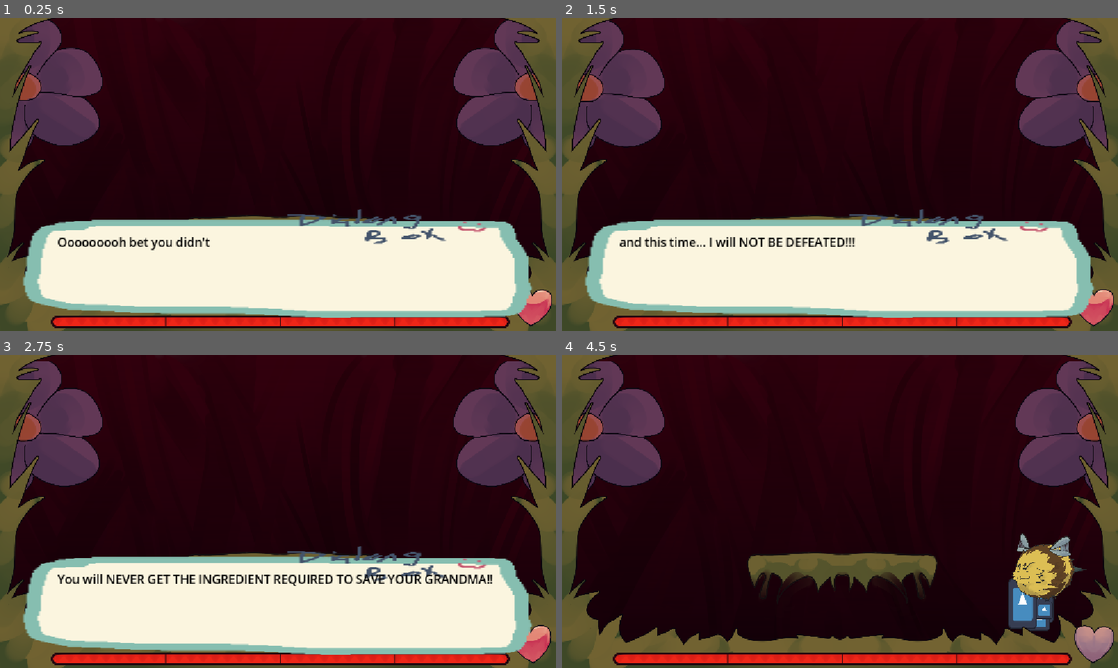
Above: before the commit, frames 1-4 (two rows, left to right).
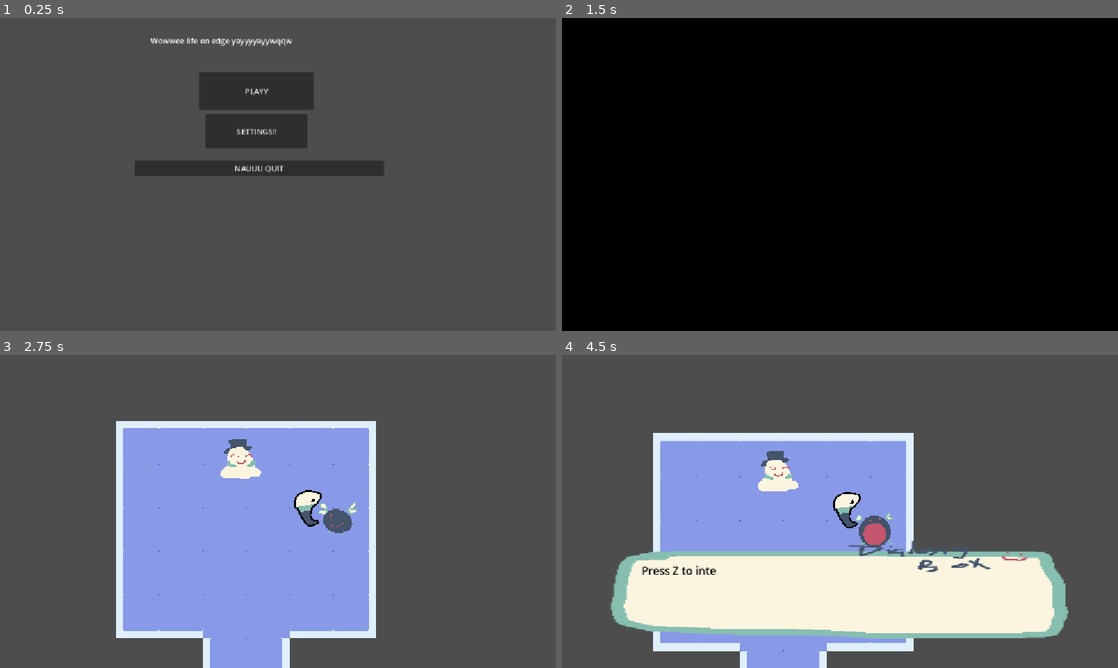
Above: after the commit, the same moments.

Repository: ShockedEmoji/whos-up-grandma
Game: Godot game, scene res://scenes/root.tscn
The game is run twice, just before and just after one commit, with the same random seed, the same clock (stepped at 60 frames per second) and the same inputs. The engine's default icon, where the game draws it, is replaced by a stand-in: a white triangle on a blue panel in a dark square. Sound files missing from this copy of the repository are replaced by a short silence.
Inputs (mouse positions are in pixels of both pictures, inside the frame that each line leads up to):
- Up to frame 1 (0.25 s): no input
- Up to frame 2 (1.5 s): hold Right (right) 0.53-1.25 s; tap Z (confirm) at 0.6 s; tap Up (up) at 0.77 s; click (817, 89) at 1.25 s, where only the run after the commit has a clickable "PLAYY"
- Up to frame 3 (2.75 s): hold Right (right) from 2.03 s (still down); tap Z (confirm) at 2.1 s; tap Up (up) at 2.27 s
- Up to frame 4 (4.5 s): release Right (right) at 2.78 s; hold Left (left) 2.78-3.53 s; tap Z (confirm) at 2.85, 3.5, 3.6, 4.35 s; hold Right (right) from 3.53 s (still down); tap Up (up) at 3.77 s

The runs differ from the first frame. In frame 1, 97% of the frame differs, in the area x 0-100%, y 0-100%; in frame 2, 98%; in frame 3, 97%; in frame 4, 97%.

Commit message:
barrel spawner works

Diff:
--- a/scenes/platformer/final_boss.tscn
+++ b/scenes/platformer/final_boss.tscn
@@ -2,6 +2,7 @@
 
 [ext_resource type="Texture2D" uid="uid://cw4irqtt2ypn8" path="res://sprites/remasteredbee.png" id="1_72fyy"]
 [ext_resource type="PackedScene" uid="uid://bfbucd0usre1o" path="res://scenes/platformer/hazard.tscn" id="2_4jqmb"]
+[ext_resource type="Texture2D" uid="uid://kdaw5u6isqqp" path="res://sprites/remasteredbee2.png" id="2_q34e8"]
 
 [sub_resource type="AtlasTexture" id="AtlasTexture_18aio"]
 atlas = ExtResource("1_72fyy")
@@ -18,6 +19,46 @@
 [sub_resource type="AtlasTexture" id="AtlasTexture_jkof6"]
 atlas = ExtResource("1_72fyy")
 region = Rect2(0, 2844, 1048, 948)
+
+[sub_resource type="AtlasTexture" id="AtlasTexture_udpof"]
+atlas = ExtResource("2_q34e8")
+region = Rect2(0, 1896, 1048, 948)
+
+[sub_resource type="AtlasTexture" id="AtlasTexture_ayesi"]
+atlas = ExtResource("2_q34e8")
+region = Rect2(1048, 1896, 1048, 948)
+
+[sub_resource type="AtlasTexture" id="AtlasTexture_pr5ia"]
+atlas = ExtResource("2_q34e8")
+region = Rect2(3144, 1896, 1048, 948)
+
+[sub_resource type="AtlasTexture" id="AtlasTexture_e05s3"]
+atlas = ExtResource("2_q34e8")
+region = Rect2(0, 2844, 1048, 948)
+
+[sub_resource type="AtlasTexture" id="AtlasTexture_w4un4"]
+atlas = ExtResource("2_q34e8")
+region = Rect2(0, 948, 1048, 948)
+
+[sub_resource type="AtlasTexture" id="AtlasTexture_yaejq"]
+atlas = ExtResource("2_q34e8")
+region = Rect2(1048, 948, 1048, 948)
+
+[sub_resource type="AtlasTexture" id="AtlasTexture_p607d"]
+atlas = ExtResource("2_q34e8")
+region = Rect2(2096, 1896, 1048, 948)
+
+[sub_resource type="AtlasTexture" id="AtlasTexture_d2rvn"]
+atlas = ExtResource("2_q34e8")
+region = Rect2(3144, 0, 1048, 948)
+
+[sub_resource type="AtlasTexture" id="AtlasTexture_fp5v3"]
+atlas = ExtResource("2_q34e8")
+region = Rect2(2096, 1896, 1048, 948)
+
+[sub_resource type="AtlasTexture" id="AtlasTexture_l465r"]
+atlas = ExtResource("2_q34e8")
+region = Rect2(1048, 1896, 1048, 948)
 
 [sub_resource type="AtlasTexture" id="AtlasTexture_xlq21"]
 atlas = ExtResource("1_72fyy")
@@ -66,6 +107,56 @@
 "loop": true,
 "name": &"naked pain",
 "speed": 5.0
+}, {
+"frames": [{
+"duration": 1.0,
+"texture": SubResource("AtlasTexture_udpof")
+}, {
+"duration": 1.0,
+"texture": SubResource("AtlasTexture_ayesi")
+}],
+"loop": true,
+"name": &"p_idle",
+"speed": 5.0
+}, {
+"frames": [{
+"duration": 1.0,
+"texture": SubResource("AtlasTexture_pr5ia")
+}, {
+"duration": 1.0,
+"texture": SubResource("AtlasTexture_e05s3")
+}],
+"loop": true,
+"name": &"p_naked pain",
+"speed": 5.0
+}, {
+"frames": [{
+"duration": 1.0,
+"texture": SubResource("AtlasTexture_w4un4")
+}, {
+"duration": 1.0,
+"texture": SubResource("AtlasTexture_yaejq")
+}],
+"loop": true,
+"name": &"p_pain",
+"speed": 5.0
+}, {
+"frames": [{
+"duration": 1.0,
+"texture": SubResource("AtlasTexture_p607d")
+}, {
+"duration": 1.0,
+"texture": SubResource("AtlasTexture_d2rvn")
+}, {
+"duration": 1.0,
+"texture": SubResource("AtlasTexture_fp5v3")
+}, {
+"duration": 1.0,
+"texture": SubResource("AtlasTexture_l465r")
+}],
+"loop": true,
+"name": &"p_shoot",
+"speed": 16.0
 }, {
 "frames": [{
 "duration": 1.0,
@@ -350,7 +441,7 @@
 position = Vector2(9, -11)
 scale = Vector2(0.16033758, 0.1603376)
 sprite_frames = SubResource("SpriteFrames_h3cgc")
-animation = &"shoot"
+animation = &"p_idle"
 autoplay = "idle"
 
 [node name="AnimationPlayer" type="AnimationPlayer" parent="." unique_id=870609076]
--- /dev/null
+++ b/scenes/top_down/barrel.tscn
@@ -0,0 +1,21 @@
+[gd_scene format=3 uid="uid://dtr4xopj7h665"]
+
+[ext_resource type="Texture2D" uid="uid://dmb3to5i4vf4u" path="res://sprites/icon.svg" id="1_b8ghv"]
+[ext_resource type="Script" uid="uid://dwvcwd7fh2kp2" path="res://scripts/barrel.gd" id="1_fn1gq"]
+
+[sub_resource type="RectangleShape2D" id="RectangleShape2D_fn1gq"]
+size = Vector2(84, 84)
+
+[node name="barrel" type="Node2D" unique_id=1607811744]
+script = ExtResource("1_fn1gq")
+
+[node name="Sprite2D" type="Sprite2D" parent="." unique_id=1361308511]
+scale = Vector2(0.734375, 0.734375)
+texture = ExtResource("1_b8ghv")
+
+[node name="Area2D" type="Area2D" parent="." unique_id=1760281767]
+
+[node name="CollisionShape2D" type="CollisionShape2D" parent="Area2D" unique_id=1911149265]
+shape = SubResource("RectangleShape2D_fn1gq")
+
+[connection signal="body_entered" from="Area2D" to="." method="_on_area_2d_body_entered"]
--- a/scenes/top_down/barrel_spawner.tscn
+++ b/scenes/top_down/barrel_spawner.tscn
@@ -1,3 +1,8 @@
 [gd_scene format=3 uid="uid://duv8e1b6huw2g"]
 
+[ext_resource type="Script" uid="uid://dim5lonyq21ch" path="res://scripts/barrel_spawner.gd" id="1_jjju3"]
+
 [node name="barrel_spawner" type="Node2D" unique_id=1649187504]
+script = ExtResource("1_jjju3")
+
+[node name="Timer" type="Timer" parent="." unique_id=601973857]
--- /dev/null
+++ b/scenes/top_down/mafia_bossfight.tscn
@@ -0,0 +1,3 @@
+[gd_scene format=3 uid="uid://b4ngkueu7gpku"]
+
+[node name="mafia_bossfight" type="Node2D" unique_id=13159462]
--- a/scenes/top_down/tutorial.tscn
+++ b/scenes/top_down/tutorial.tscn
@@ -14,6 +14,7 @@
 [ext_resource type="Texture2D" uid="uid://c42rwld1gwa2t" path="res://sprites/tutorial_props/daisies_2.png" id="12_17ryx"]
 [ext_resource type="Texture2D" uid="uid://crr8xc011t404" path="res://sprites/tutorial_props/daisies_3.png" id="13_2un3y"]
 [ext_resource type="Texture2D" uid="uid://cmg6jsmtn6kin" path="res://sprites/tutorial_props/salas_plant_hanging.png" id="14_17ryx"]
+[ext_resource type="PackedScene" uid="uid://duv8e1b6huw2g" path="res://scenes/top_down/barrel_spawner.tscn" id="14_43pdy"]
 [ext_resource type="Texture2D" uid="uid://c06dorqjij7xu" path="res://sprites/tutorial_props/salas_plant.png" id="14_algh5"]
 [ext_resource type="Texture2D" uid="uid://bey87vv2tg4gj" path="res://sprites/tutorial_props/salas_plant_hanging_side.png" id="15_2un3y"]
 [ext_resource type="Texture2D" uid="uid://c53ew816vqbqc" path="res://sprites/tutorial_props/salas_plant_2.png" id="15_8cv4m"]
@@ -465,6 +466,13 @@
 scale = Vector2(0.31, 0.31)
 texture = ExtResource("18_7hhwr")
 
+[node name="barrel_spawner" parent="everything else" unique_id=1649187504 instance=ExtResource("14_43pdy")]
+position = Vector2(1076, -62)
+barrel_interval = 2.0
+barrel_speed = 200.0
+barrel_life = 7.0
+player_send_back_position = Vector2(400, 200)
+
 [node name="Camera2D" type="Camera2D" parent="." unique_id=50296915 node_paths=PackedStringArray("what_am_i_following")]
 position = Vector2(354, 286)
 zoom = Vector2(0.9, 0.9)
--- /dev/null
+++ b/scripts/barrel.gd
@@ -0,0 +1,19 @@
+extends Node2D
+
+var lifetime: float
+var where_to_send_player: Vector2 = Vector2.ZERO
+
+var barrel_direction: Vector2
+
+var speed: float = 200
+
+# Called every frame. 'delta' is the elapsed time since the previous frame.
+func _process(delta: float) -> void:
+	if lifetime > 0:
+		self.position += speed * delta * barrel_direction
+		lifetime -= delta
+
+
+func _on_area_2d_body_entered(body: Node2D) -> void:
+	if body.name == "player":
+		body._teleport_to(where_to_send_player)
--- /dev/null
+++ b/scripts/barrel_spawner.gd
@@ -0,0 +1,26 @@
+extends Node2D
+
+@export var barrel_interval: float = 5.0
+@export var barrel_speed: float = 500
+@export var barrel_life: float = 3.0
+@export var player_send_back_position: Vector2 = Vector2.ZERO
+@export var barrel_direction: Vector2 = Vector2.DOWN
+
+@onready var timer: Timer = $Timer
+
+func _ready() -> void:
+	timer.wait_time = barrel_interval
+	timer.timeout.connect(_timer_timeout)
+	timer.start()
+
+const BARREL = preload("uid://dtr4xopj7h665")
+
+func _timer_timeout() -> void:
+	var inst = BARREL.instantiate()
+
+	inst.lifetime = barrel_life
+	inst.where_to_send_player = player_send_back_position
+	inst.barrel_direction = barrel_direction
+	inst.speed = barrel_speed
+
+	self.add_child(inst)
--- a/scripts/final_bossfight.gd
+++ b/scripts/final_bossfight.gd
@@ -66,6 +66,8 @@
 var tween: Tween
 var enraged: bool = false
 
+var sprite_anim_thingy_before: String = ""
+
 func _new_attack():
 	match boss_state:
 		BOSS_STATES.IDLE:
@@ -79,20 +81,21 @@
 
 				if texture_progress_bar.value <= 500 && !enraged:
 					enraged = true
+					sprite_anim_thingy_before = "p_"
 
 				boss_state = randi_range(1, 5) as BOSS_STATES
 
 			_new_attack()
 
 		BOSS_STATES.SPITTING:
-			sprite_2d.play("pain")
+			sprite_2d.play(sprite_anim_thingy_before + "pain")
 
 			if !enraged:
 				bee_anim_player.play("easy spit")
 
 				await get_tree().create_timer(0.8).timeout
 				for i in range(4):
-					sprite_2d.play("shoot")
+					sprite_2d.play(sprite_anim_thingy_before + "shoot")
 					var inst = GOOP.instantiate()
 					inst.start_position = bee.position + Vector2(-30, 5)
 					inst.scale = Vector2.ONE * 0.5
@@ -104,14 +107,14 @@
 
 				await get_tree().create_timer(0.8).timeout
 				for i in range(4):
-					sprite_2d.play("shoot")
+					sprite_2d.play(sprite_anim_thingy_before + "shoot")
 					var inst = GOOP.instantiate()
 					inst.start_position = bee.position + Vector2(-30, 5)
 					inst.scale = Vector2.ONE * 0.5
 					self.add_child(inst)
 					DATA.root._play_sound("splurge")
 					await get_tree().create_timer(1.4 / 4.0).timeout
-			sprite_2d.play("idle")
+			sprite_2d.play(sprite_anim_thingy_before + "idle")
 
 			await bee_anim_player.animation_finished
 
@@ -120,7 +123,7 @@
 			_new_attack()
 		BOSS_STATES.NEEDLE:
 			bee_anim_player.play("stinger")
-			sprite_2d.play("pain")
+			sprite_2d.play(sprite_anim_thingy_before + "pain")
 			await get_tree().create_timer(1.0).timeout
 			for i in range(25):
 				var inst = STINGER.instantiate()
@@ -212,7 +215,7 @@
 			bee_anim_player.play("bullet spiral")
 
 			await get_tree().create_timer(2.0).timeout
-			sprite_2d.play("pain")
+			sprite_2d.play(sprite_anim_thingy_before + "pain")
 			if !enraged:
 				for i in range(5):
 					DATA.root._play_sound("splurge")
@@ -255,7 +258,7 @@
 
 			bee_anim_player.stop()
 			bee_anim_player.play("death")
-			sprite_2d.play("pain")
+			sprite_2d.play(sprite_anim_thingy_before + "pain")
 			await get_tree().create_timer(4.0).timeout
 			DATA.root._play_sound("oh honey")
 			await bee_anim_player.animation_finished
--- a/scripts/player.gd
+++ b/scripts/player.gd
@@ -8,6 +8,12 @@
 func _ready():
 	self.position = DATA.post_transition_player_pos
 	DATA.player_frozen = false
+
+func _teleport_to(where: Vector2):
+	var tween = create_tween()
+
+	tween.tween_property(self, "position", where, 1.0).set_trans(Tween.TRANS_SINE).set_ease(Tween.EASE_OUT)
+	await tween.finished
 
 func _physics_process(_delta: float) -> void:
 
--- a/scripts/root.gd
+++ b/scripts/root.gd
@@ -45,8 +45,8 @@
 	# Make sure that no config things have null value
 	_config_load_stuff()
 	#
-	#_change_scene("menu/main_menu")
-	_change_scene("platformer/final_bossfight")
+	_change_scene("menu/main_menu")
+	#_change_scene("platformer/final_bossfight")
 
 	_fix_music_volume()
 
@@ -278,7 +278,7 @@
 			volume_alter = 1.0
 		"splurge":
 			sound_stream = HONEY_SPLATTER
-			volume_alter = 1.0
+			volume_alter = 0.6
 		"jump":
 			sound_stream = JUMP
 			volume_alter = 0.2
Not shown, added: scripts/barrel.gd.uid
Not shown, added: scripts/barrel_spawner.gd.uid
Binary file added: sprites/remasteredbee2.png
Not shown, added: sprites/remasteredbee2.png.import
Not shown, added: sprites/remasteredbee2.png~
